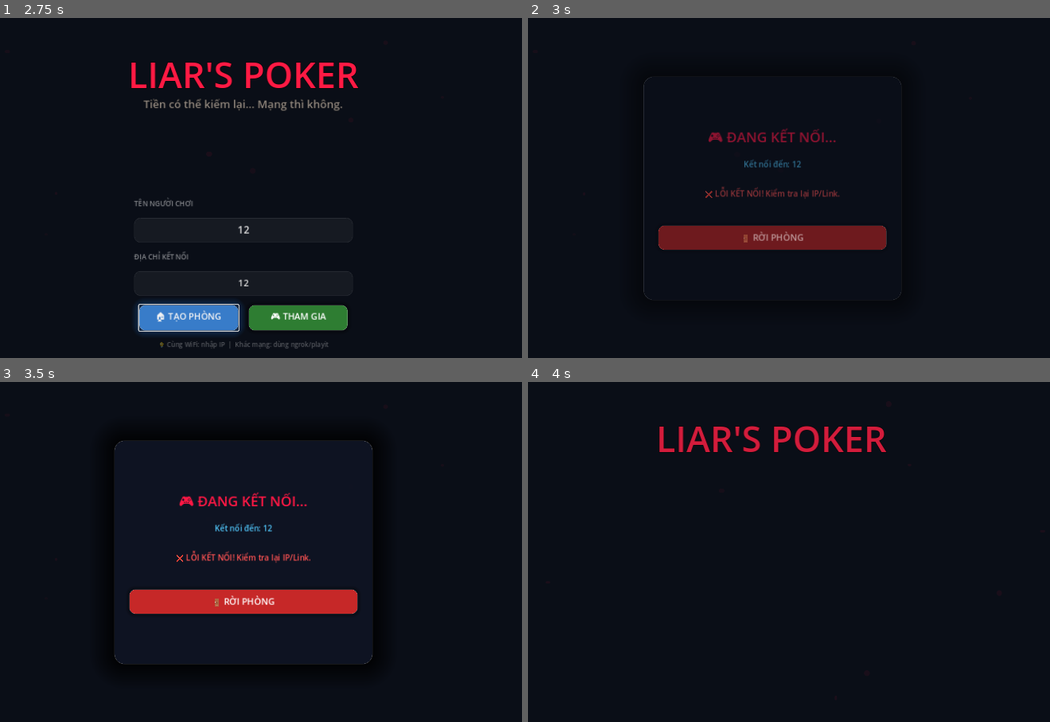
Above: before the commit, frames 1-4 (two rows, left to right).
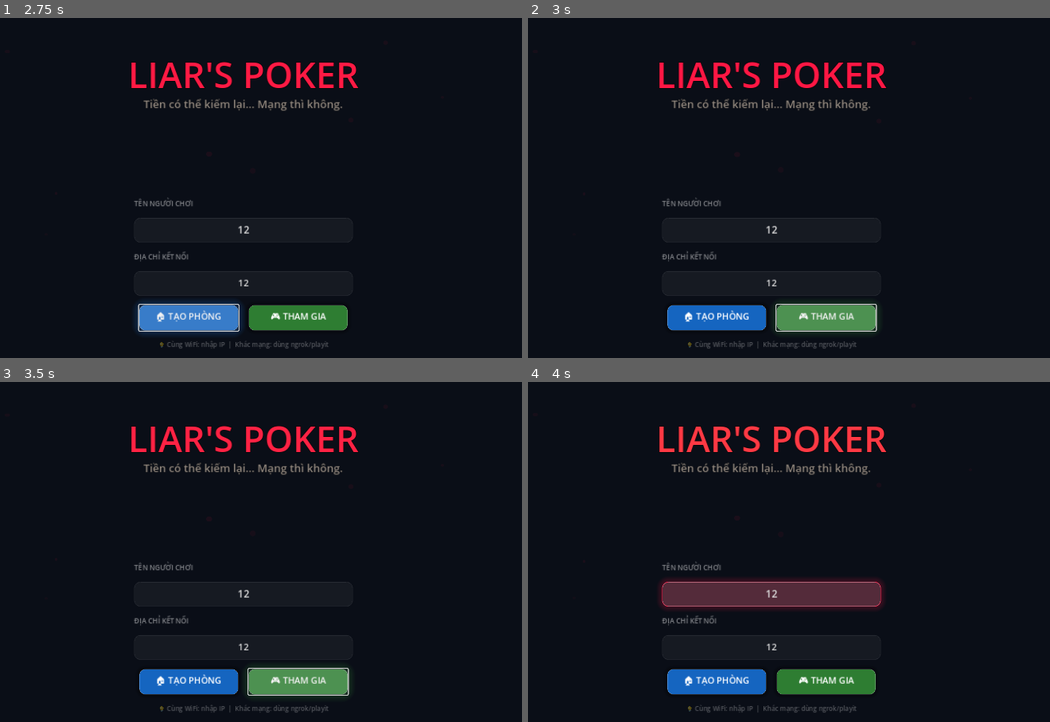
Above: after the commit, the same moments.

Repository: tquoc00/PokerGame
Game: Godot game, scene res://scenes/main/Menu.tscn
Two runs of this game, one before a commit and one after it. Both use one fixed random seed, a clock stepped at 60 frames per second and the inputs below.
Inputs (mouse positions are in pixels of both pictures, inside the frame that each line leads up to):
- Up to frame 1 (2.75 s): move the mouse to (381, 171) at 0.52 s; click (245, 228) at 1.27 s; type "12" at 1.35 s; click (245, 283) at 1.5 s; type "12" at 1.58 s; click "🏠 TẠO PHÒNG" at 2 s
- Up to frame 2 (3 s): click "🎮 THAM GIA" at 2.75 s
- Up to frame 3 (3.5 s): no input
- Up to frame 4 (4 s): click (773, 603) at 3.5 s, where only the run before the commit has a clickable "🚪 RỜI PHÒNG"

Frame 1 is identical in both runs. In frame 2, 9.8% of the frame differs, in the area x 22-72%, y 12-98%; in frame 3, 9.8%; in frame 4, 9.0%.

Commit message:
Fix UI overlaps, move host controls to bottom-left panel, remove emojis to fix browser fallback boxes

Diff:
--- a/scripts/core/PokerGameManager.gd
+++ b/scripts/core/PokerGameManager.gd
@@ -116,7 +116,7 @@
 	add_child(pot_area)
 
 	pot_title = Label.new()
-	pot_title.text = "💰 HŨ TIỀN"
+	pot_title.text = "HŨ TIỀN"
 	pot_title.horizontal_alignment = HORIZONTAL_ALIGNMENT_CENTER
 	pot_title.add_theme_font_size_override("font_size", 18)
 	pot_title.add_theme_color_override("font_color", Color("#ffd54f"))
@@ -157,38 +157,63 @@
 	_disable_buttons()
 
 	if multiplayer.is_server():
-		# HBoxContainer cho các điều khiển cược của Host
-		var host_settings = HBoxContainer.new()
-		host_settings.position = Vector2(440, 350)
-		host_settings.size = Vector2(400, 60)
-		host_settings.alignment = BoxContainer.ALIGNMENT_CENTER
-		host_settings.add_theme_constant_override("separation", 15)
-		host_settings.name = "HostSettings"
-		add_child(host_settings)
+		# Panel điều khiển cược của Host ở góc dưới bên trái
+		var host_panel = PanelContainer.new()
+		var h_style = StyleBoxFlat.new()
+		h_style.bg_color = Color(0.06, 0.09, 0.13, 0.85) # Glassmorphic dark
+		h_style.set_border_width_all(2)
+		h_style.border_color = Color("#1565c0") # Host blue theme accent
+		h_style.set_corner_radius_all(12)
+		h_style.content_margin_left = 12
+		h_style.content_margin_right = 12
+		h_style.content_margin_top = 8
+		h_style.content_margin_bottom = 8
+		host_panel.add_theme_stylebox_override("panel", h_style)
+		host_panel.position = Vector2(30, 480)
+		host_panel.size = Vector2(220, 130)
+		host_panel.name = "HostSettings"
+		add_child(host_panel)
+
+		var vbox = VBoxContainer.new()
+		vbox.add_theme_constant_override("separation", 6)
+		host_panel.add_child(vbox)
+
+		var title_lbl = Label.new()
+		title_lbl.text = "BÀN PHÍM CHỦ PHÒNG"
+		title_lbl.horizontal_alignment = HORIZONTAL_ALIGNMENT_CENTER
+		title_lbl.add_theme_font_size_override("font_size", 14)
+		title_lbl.add_theme_color_override("font_color", Color("#90caf9"))
+		vbox.add_child(title_lbl)
+
+		var hbox = HBoxContainer.new()
+		hbox.alignment = BoxContainer.ALIGNMENT_CENTER
+		hbox.add_theme_constant_override("separation", 8)
+		vbox.add_child(hbox)
 
 		var bet_lbl = Label.new()
-		bet_lbl.text = "Tiền cược:"
-		bet_lbl.add_theme_font_size_override("font_size", 18)
-		host_settings.add_child(bet_lbl)
+		bet_lbl.text = "Cược:"
+		bet_lbl.add_theme_font_size_override("font_size", 16)
+		hbox.add_child(bet_lbl)
 
 		var bet_input = LineEdit.new()
 		bet_input.text = "100"
 		bet_input.name = "BetInput"
-		bet_input.custom_minimum_size = Vector2(80, 40)
+		bet_input.custom_minimum_size = Vector2(90, 30)
 		bet_input.alignment = HORIZONTAL_ALIGNMENT_CENTER
-		bet_input.add_theme_font_size_override("font_size", 18)
+		bet_input.add_theme_font_size_override("font_size", 14)
 
 		var le_style = StyleBoxFlat.new()
-		le_style.bg_color = Color(1, 1, 1, 0.1)
-		le_style.set_corner_radius_all(6)
+		le_style.bg_color = Color(1, 1, 1, 0.08)
+		le_style.set_corner_radius_all(4)
 		bet_input.add_theme_stylebox_override("normal", le_style)
-		host_settings.add_child(bet_input)
+		hbox.add_child(bet_input)
 
 		btn_start_round = _create_btn("▶ CHIA BÀI", Color("#1565c0"))
-		btn_start_round.custom_minimum_size = Vector2(150, 45)
+		btn_start_round.custom_minimum_size = Vector2(190, 35)
+		btn_start_round.add_theme_font_size_override("font_size", 14)
 		btn_start_round.pressed.connect(_on_host_start_round)
 		btn_start_round.disabled = true # Mặc định khóa lại
-		host_settings.add_child(btn_start_round)
+		vbox.add_child(btn_start_round)
 
 		info_label.text = "ĐANG CHỜ NGƯỜI CHƠI KHÁC TẢI XONG..."
 		_check_all_ready()
@@ -297,7 +322,7 @@
 
 	var total_m = 1000
 	if NetworkManager.players.has(peer_id): total_m = NetworkManager.players[peer_id].money
-	_draw_money(hbox, total_m, "💰 ")
+	_draw_money(hbox, total_m, "$ ")
 
 func _create_btn(text: String, color: Color) -> Button:
 	var btn = Button.new(); btn.text = text; btn.custom_minimum_size = Vector2(180, 45)
@@ -578,7 +603,7 @@
 @rpc("authority", "reliable", "call_local")
 func client_sync_money(pid: int, total: int):
 	NetworkManager.players[pid].money = total
-	_draw_money(player_panels[pid].bullet_box, total, "💰 ")
+	_draw_money(player_panels[pid].bullet_box, total, "$ ")
 
 @rpc("authority", "reliable", "call_local")
 func client_advance_phase(new_state: int):
@@ -607,19 +632,21 @@
 func client_announce_result(w_name: String, w_hand: String, l_name: String, added_b: int, elim_name: String):
 	var lines = []
 	if w_name != "":
-		lines.append("🏆 " + w_name + " THẮNG với " + w_hand + "!")
-		lines.append("💰 Nhận trọn hũ tiền: " + str(added_b) + " $!")
+		lines.append("★ WINNER: " + w_name + " ★")
+		lines.append("-> Bai manh nhat: " + w_hand)
+		lines.append("-> Nhan tron hu tien: " + str(added_b) + " $")
 	if elim_name != "":
 		lines.append("")
-		lines.append("💀 " + elim_name + " ĐÃ BỊ LOẠI VÌ HẾT TIỀN!")
-
-	info_label.text = "VÁN ĐẤU KẾT THÚC!"
+		lines.append("❌ NGUOI CHOI DA BI LOAI: " + elim_name + " (Het tien!)")
+
+	info_label.text = "VAN DAU KET THUC!"
 	_show_result_overlay("\n".join(lines))
 
 	if elim_name != "":
 		_play_elimination_effect()
 
 func _show_result_overlay(msg: String):
+	result_overlay.move_to_front()
 	result_label.text = msg
 	result_overlay.modulate.a = 0.0
 	result_overlay.scale = Vector2(0.8, 0.8)
--- a/scripts/ui/MainMenu.gd
+++ b/scripts/ui/MainMenu.gd
@@ -369,15 +369,15 @@
 				break
 		if local_ip == "": local_ip = "127.0.0.1"
 
-		lobby_title_label.text = "🏠 PHÒNG CỦA BẠN"
-		ip_display_label.text = "📡 IP (LAN): " + local_ip + ":" + str(NetworkManager.PORT) + "\n💡 Khác mạng: Chạy ngrok tcp 8080 rồi gửi link cho bạn bè"
+		lobby_title_label.text = "PHÒNG CỦA BẠN"
+		ip_display_label.text = "IP (LAN): " + local_ip + ":" + str(NetworkManager.PORT) + "\nKhác mạng: Chạy ngrok tcp 8080 rồi gửi link cho bạn bè"
 
 func _on_join():
 	var ip = ip_input.text.strip_edges()
 	if ip == "": ip = "127.0.0.1"
 	if NetworkManager.join_game(ip, _get_name()):
 		_show_lobby()
-		lobby_title_label.text = "🎮 ĐANG KẾT NỐI..."
+		lobby_title_label.text = "ĐANG KẾT NỐI..."
 		ip_display_label.text = "Kết nối đến: " + ip
 		status_label.text = "Đang chờ phản hồi từ máy chủ..."
 
@@ -422,9 +422,9 @@
 	status_label.add_theme_color_override("font_color", Color(1, 1, 1, 0.5))
 
 	if multiplayer.is_server():
-		lobby_title_label.text = "🏠 PHÒNG CỦA BẠN"
+		lobby_title_label.text = "PHÒNG CỦA BẠN"
 	else:
-		lobby_title_label.text = "🎮 PHÒNG CHỜ"
+		lobby_title_label.text = "PHÒNG CHỜ"
 
 	for id in NetworkManager.players:
 		var p_name = NetworkManager.players[id].name
@@ -454,8 +454,9 @@
 	card.add_child(hbox)
 
 	var icon = Label.new()
-	icon.text = "👑" if is_host else "👤"
+	icon.text = "★" if is_host else "●"
 	icon.add_theme_font_size_override("font_size", 22)
+	icon.add_theme_color_override("font_color", Color("#ffd54f") if is_host else Color("#90caf9"))
 	hbox.add_child(icon)
 
 	var name_lbl = Label.new()
